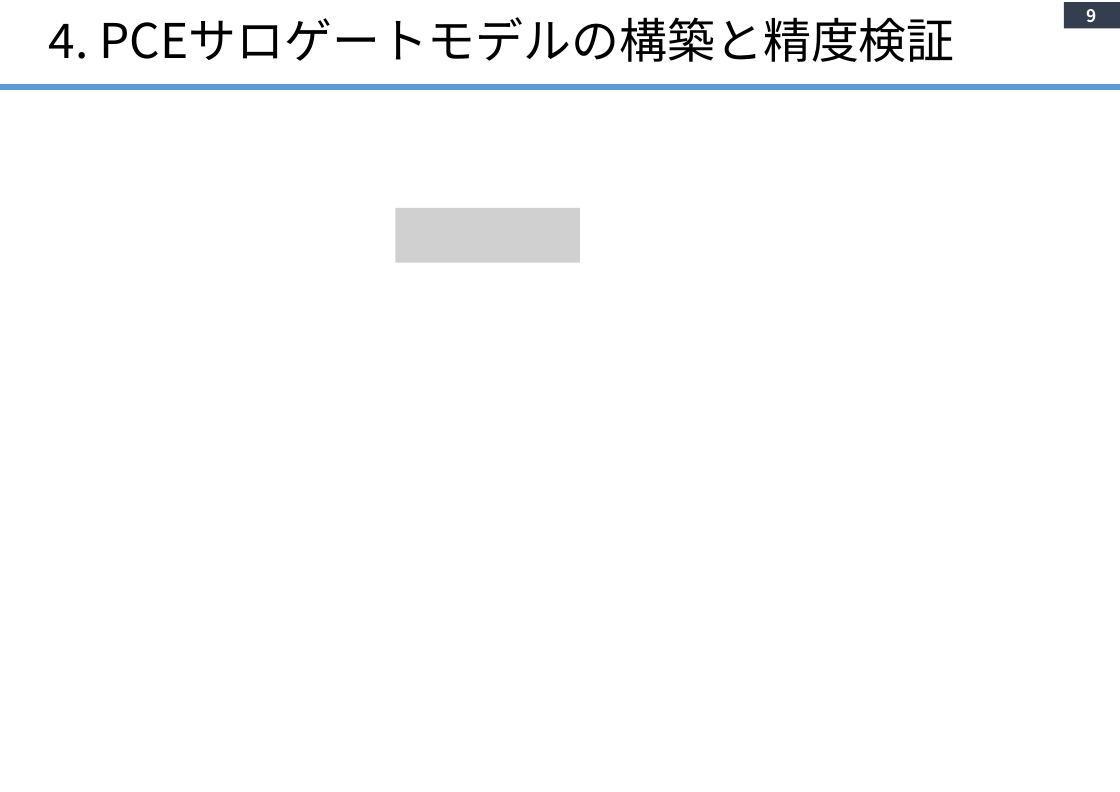
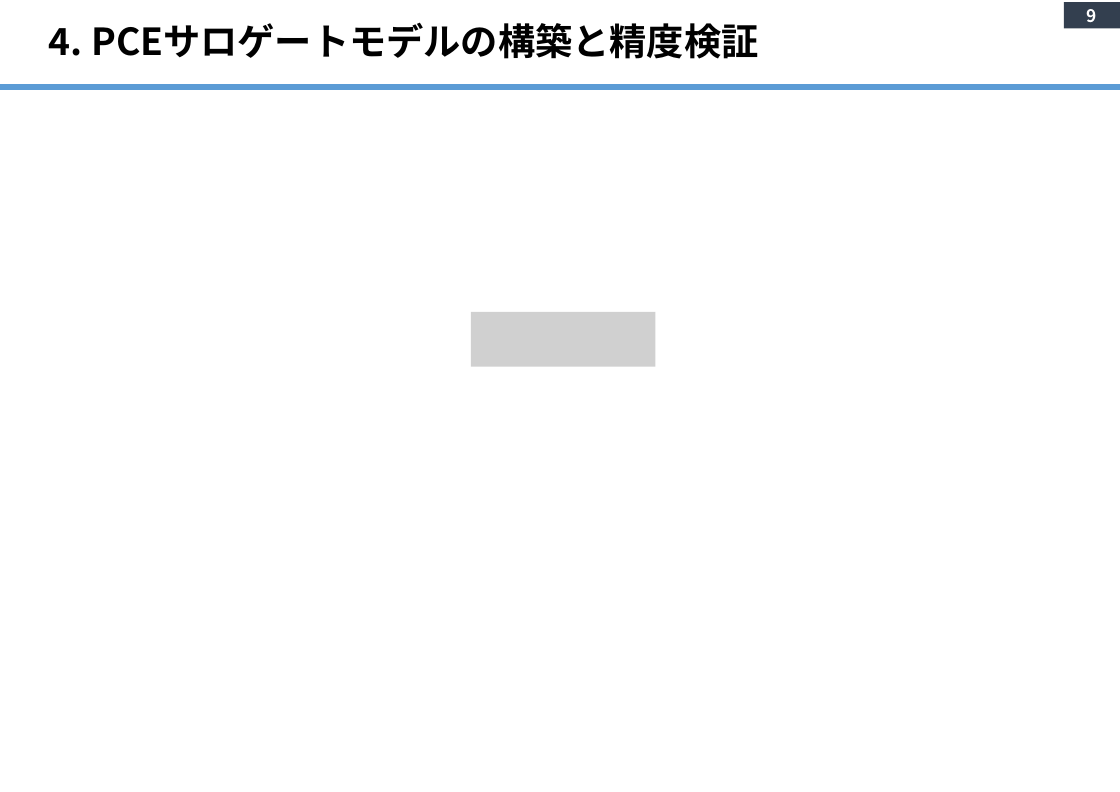
Before and after one commit to yanase1147/GSA-02, a slide deck: slide 9 of Study Outline.pptx. Drawn at 1120x792 pixels with LibreOffice and Linux fonts; fonts in the diff are those of the drawing; grey boxes stand for pictures. Boxes give left, top, right and bottom in pixels: in the first picture for what was removed or moved away, otherwise in the second. Text is boxed around its words. In the diff, an @@ line names an element or a change of style, - is before the commit and + after.

```diff
--- a/Study Outline.pptx
+++ b/Study Outline.pptx
@@ title "4. PCEサロゲートモデルの構築と精度検証" at box(49, 22, 758, 59): size 36 to 28 pt, bold on @@
@@ picture removed at box(396, 208, 581, 263) @@
@@ picture added at box(471, 312, 656, 367) @@
```
Also in this commit, not shown: 21 other slides changed, 6 slides added, 4 slides removed, 7 other files.
